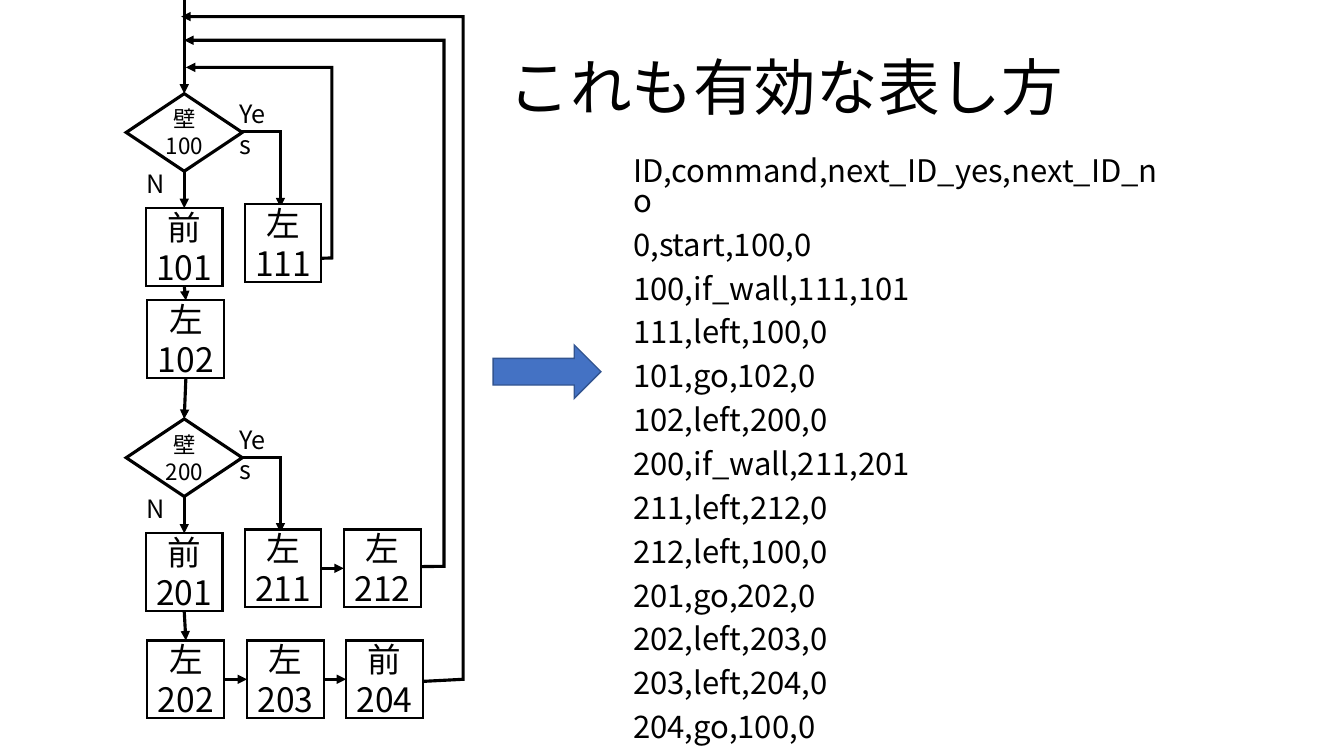
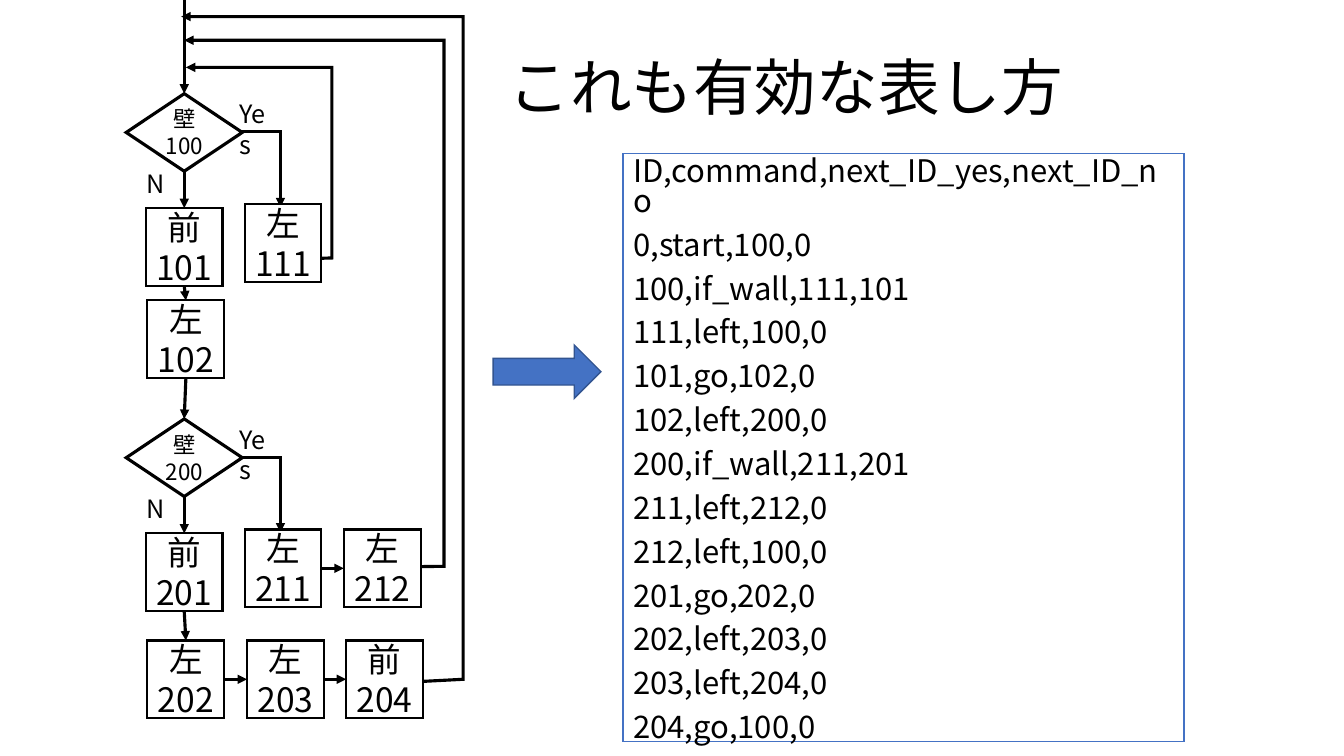
Before and after one commit to kuromunori/MazeExplorationGame, a slide deck: slide 7 of スライド等/自作スクリプト言語の書き方.pptx. Drawn at 1344x756 pixels with LibreOffice and Linux fonts; fonts in the diff are those of the drawing. Boxes give left, top, right and bottom in pixels: in the first picture for what was removed or moved away, otherwise in the second. Text is boxed around its words. In the diff, an @@ line names an element or a change of style, - is before the commit and + after.

```diff
--- a/スライド等/自作スクリプト言語の書き方.pptx
+++ b/スライド等/自作スクリプト言語の書き方.pptx
@@ text "ID,command,next_ID_yes,next_ID_no": place and size @@
-text "ID,command,next_ID_yes,next_ID_no" at (633, 157, 1158, 746)
+text "ID,command,next_ID_yes,next_ID_no" at (623, 153, 1185, 741)
@@ text "ID,command,next_ID_yes,next_ID_no" at (623, 153, 1185, 741): fill none to #FFFFFF; outline none to #4472C4 1 pt @@
```
Also in this commit, not shown: 4 other slides changed, 4 other files.
